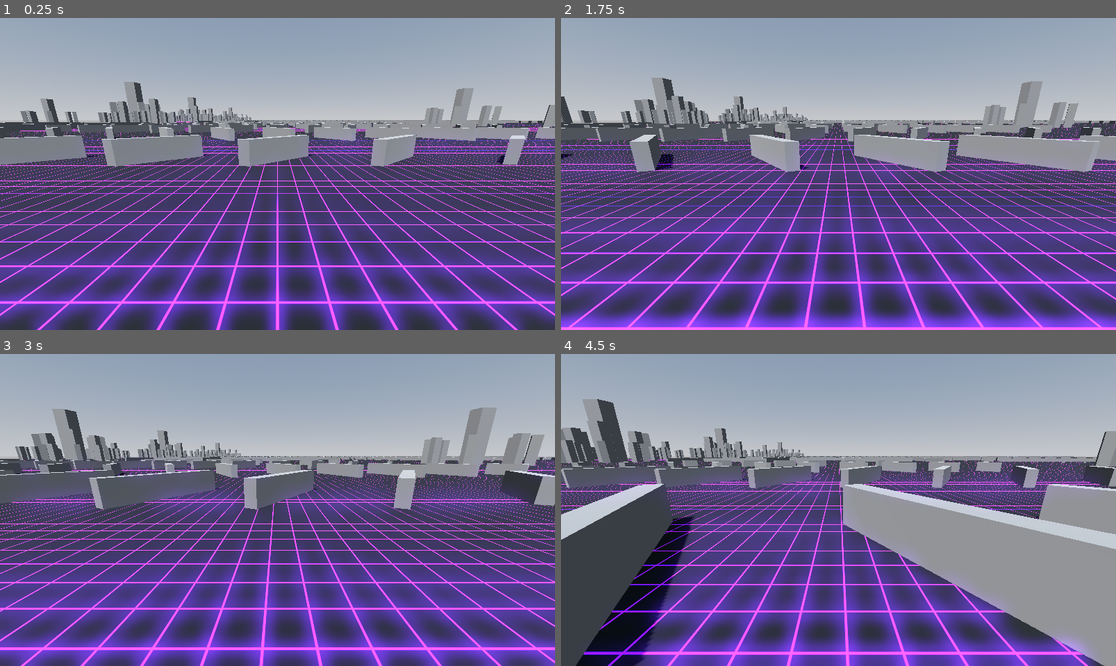
Above: before the commit, frames 1-4 (two rows, left to right).
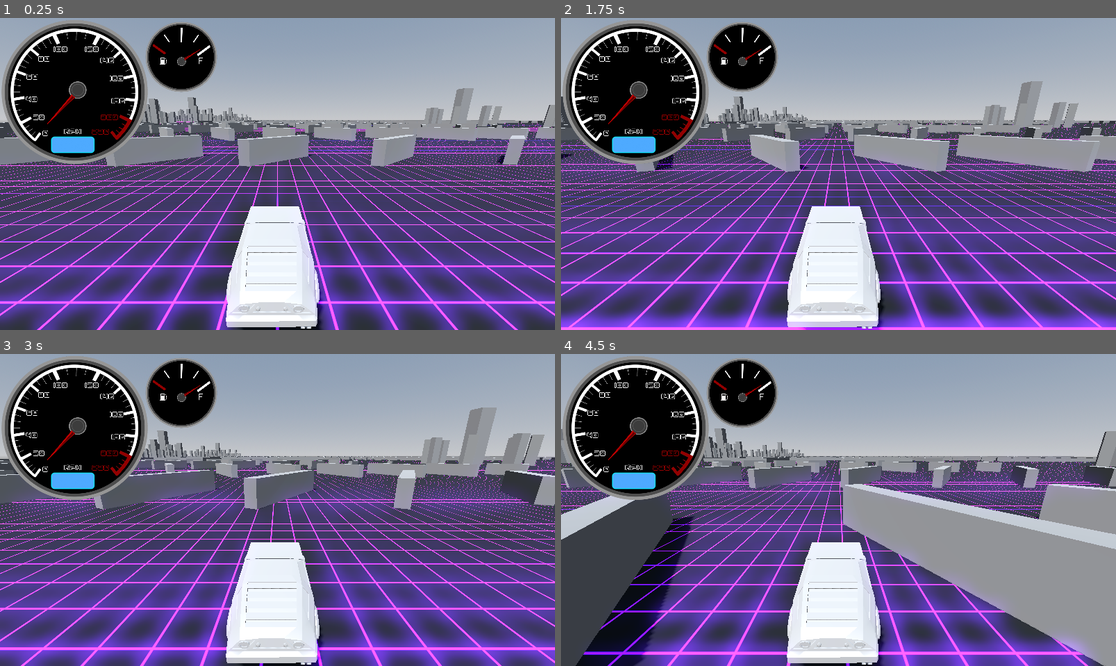
Above: after the commit, the same moments.

Repository: gdmbenedict/Projekt-Outrun
Game: Godot game, scene res://GameScenes/TestGameplay.tscn
Two runs of this game, one before a commit and one after it. Both use one fixed random seed, a clock stepped at 60 frames per second and the inputs below.
Inputs:
- Up to frame 1 (0.25 s): no input
- Up to frame 2 (1.75 s): hold D (move_right) 0.53-1.28 s; hold Down (ui_down) from 1.28 s (still down)
- Up to frame 3 (3 s): release Down (ui_down) at 2.03 s; hold D (move_right) 2.03-2.78 s; hold Up (ui_up) from 2.78 s (still down)
- Up to frame 4 (4.5 s): release Up (ui_up) at 3.53 s; hold A (move_left) from 3.53 s (still down)

The runs differ from the first frame. In frame 1, 18% of the frame differs, in the area x 0-59%, y 0-100%; in frame 2, 17%; in frame 3, 18%, in the area x 0-60%, y 0-100%; in frame 4, 18%.

Commit message:
Added UI and Damaged Car Models

Diff:
--- /dev/null
+++ b/GameScenes/Gameplay_HUD.tscn
@@ -0,0 +1,43 @@
+[gd_scene load_steps=5 format=3 uid="uid://c1upovjuhi0ox"]
+
+[ext_resource type="Texture2D" uid="uid://dqx1gbwkwvl2x" path="res://Sprites/Cassette.png" id="1_g7b5w"]
+[ext_resource type="Texture2D" uid="uid://7rbp2t3ssmqk" path="res://Sprites/Fuel_Gauge.png" id="2_g1y4y"]
+[ext_resource type="Texture2D" uid="uid://dwf5u8usnjvq7" path="res://Sprites/Gauge needle.png" id="3_acimd"]
+[ext_resource type="Texture2D" uid="uid://cm4toyyt841kw" path="res://Sprites/Speedometer.png" id="4_da6jv"]
+
+[node name="CanvasLayer" type="CanvasLayer"]
+
+[node name="Cassette" type="Sprite2D" parent="."]
+visible = false
+position = Vector2(568, 78)
+scale = Vector2(0.14661, 0.147561)
+texture = ExtResource("1_g7b5w")
+
+[node name="FuelGauge" type="Sprite2D" parent="."]
+position = Vector2(376, 80.5)
+scale = Vector2(0.102772, 0.101615)
+texture = ExtResource("2_g1y4y")
+
+[node name="GaugeNeedle2" type="Sprite2D" parent="."]
+position = Vector2(391, 81)
+rotation = -3.00022
+scale = Vector2(0.109187, 0.108478)
+texture = ExtResource("3_acimd")
+
+[node name="Speedometer" type="Sprite2D" parent="."]
+position = Vector2(143, 163)
+scale = Vector2(0.22721, 0.225825)
+texture = ExtResource("4_da6jv")
+
+[node name="GaugeNeedle" type="Sprite2D" parent="."]
+light_mask = 2
+visibility_layer = 2
+position = Vector2(139, 175)
+rotation = -0.127409
+scale = Vector2(0.216309, 0.213139)
+texture = ExtResource("3_acimd")
+
+[node name="MarginContainer" type="MarginContainer" parent="."]
+visible = false
+offset_right = 40.0
+offset_bottom = 40.0
--- a/GameScenes/TestGameplay.tscn
+++ b/GameScenes/TestGameplay.tscn
@@ -1,12 +1,13 @@
-[gd_scene load_steps=12 format=3 uid="uid://c8107erpbuw1w"]
+[gd_scene load_steps=13 format=3 uid="uid://c8107erpbuw1w"]
 
 [ext_resource type="Script" path="res://Scripts/PlayerMovement.gd" id="1_uturd"]
 [ext_resource type="Script" path="res://Scripts/Gear.gd" id="2_qbm70"]
-[ext_resource type="PackedScene" uid="uid://tc3h18hdrntb" path="res://Models/car_fixed.tscn" id="2_wpbyt"]
+[ext_resource type="PackedScene" uid="uid://cwffcysmxjgam" path="res://Models/Fixed_Car.tscn" id="2_wpbyt"]
 [ext_resource type="Script" path="res://Scripts/TerrainManager.gd" id="3_3xupl"]
 [ext_resource type="PackedScene" uid="uid://dlp1ohptppxq6" path="res://Prefabs/Terrain/Tiles/MazeTile1.tscn" id="5_54cwb"]
 [ext_resource type="PackedScene" uid="uid://i5qjy5kftere" path="res://Prefabs/Terrain/Tiles/PillarsTile1.tscn" id="6_1q83a"]
 [ext_resource type="PackedScene" uid="uid://jenac1xrysbx" path="res://Prefabs/Terrain/Tiles/WallsTile1.tscn" id="7_57bnl"]
+[ext_resource type="PackedScene" uid="uid://c1upovjuhi0ox" path="res://GameScenes/Gameplay_HUD.tscn" id="8_fncoc"]
 
 [sub_resource type="ProceduralSkyMaterial" id="ProceduralSkyMaterial_r5ish"]
 sky_horizon_color = Color(0.64625, 0.65575, 0.67075, 1)
@@ -57,7 +58,7 @@
 shape = SubResource("BoxShape3D_2u2vt")
 
 [node name="Car_Model" parent="Player" instance=ExtResource("2_wpbyt")]
-transform = Transform3D(-1.25, 0, 1.88745e-07, 0, 1.25, 0, -1.88745e-07, 0, -1.25, -0.29416, -1.37802, -2.57162e-08)
+transform = Transform3D(-1.25, 0, 1.88745e-07, 0, 1.25, 0, -1.88745e-07, 0, -1.25, -0.29416, -0.103054, -2.57162e-08)
 
 [node name="Camera3D" type="Camera3D" parent="Player"]
 transform = Transform3D(1, 0, 7.10543e-15, 0, 0.965926, 0.258819, 0, -0.258819, 0.965926, 0, 2, 4)
@@ -97,3 +98,5 @@
 minSpeed = 158.0
 timeShift = 30.0
 smoothingFactor = 405.0
+
+[node name="CanvasLayer" parent="Player" instance=ExtResource("8_fncoc")]
--- /dev/null
+++ b/Models/Heavily_Damaged.tscn
@@ -0,0 +1,8 @@
+[gd_scene load_steps=2 format=3 uid="uid://ci1fxqv3hw0vy"]
+
+[ext_resource type="PackedScene" uid="uid://0b4kvngwo5c8" path="res://Models/Heavily_Damaged_Car.fbx" id="1_8qsje"]
+
+[node name="Root Scene" instance=ExtResource("1_8qsje")]
+
+[node name="RootNode" parent="." index="0"]
+transform = Transform3D(1.25, 0, 0, 0, 1.25, 0, 0, 0, 1.25, 0, 0, 0)
--- /dev/null
+++ b/Models/Lightly_Damaged.tscn
@@ -0,0 +1,8 @@
+[gd_scene load_steps=2 format=3 uid="uid://chu68pyhefmnx"]
+
+[ext_resource type="PackedScene" uid="uid://cxtruev0fvp42" path="res://Models/Lightly_Damaged_Car.fbx" id="1_ikhmr"]
+
+[node name="Root Scene" instance=ExtResource("1_ikhmr")]
+
+[node name="RootNode" parent="." index="0"]
+transform = Transform3D(1.25, 0, 0, 0, 1.25, 0, 0, 0, 1.25, 0, 0, 0)
Binary file added: Models/Heavily_Damaged_Car.fbx
Not shown, added: Models/Heavily_Damaged_Car.fbx.import
Binary file added: Models/Lightly_Damaged_Car.fbx
Not shown, added: Models/Lightly_Damaged_Car.fbx.import
Binary file added: Sprites/Cassette.png
Not shown, added: Sprites/Cassette.png.import
Binary file added: Sprites/Fuel_Gauge.png
Not shown, added: Sprites/Fuel_Gauge.png.import
Binary file added: Sprites/Gauge needle.png
Not shown, added: Sprites/Gauge needle.png.import
Binary file added: Sprites/Speedometer.png
Not shown, added: Sprites/Speedometer.png.import
